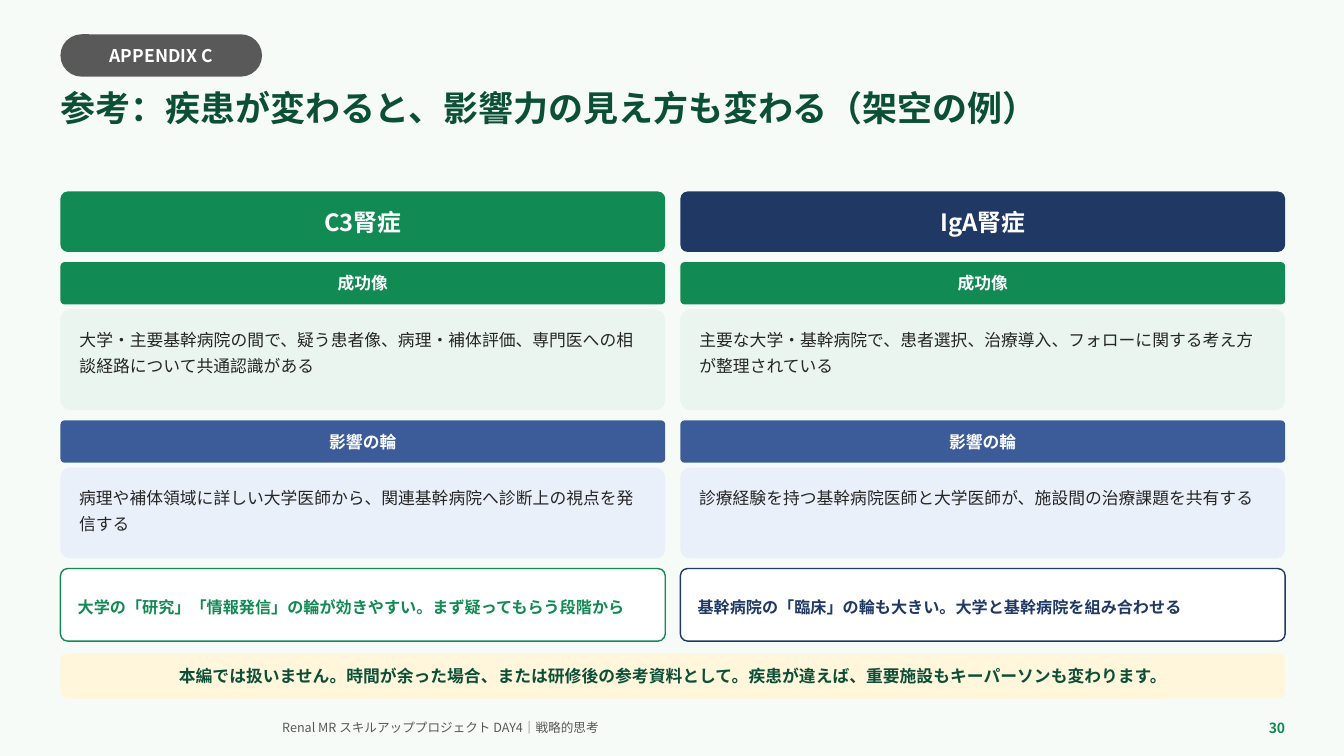
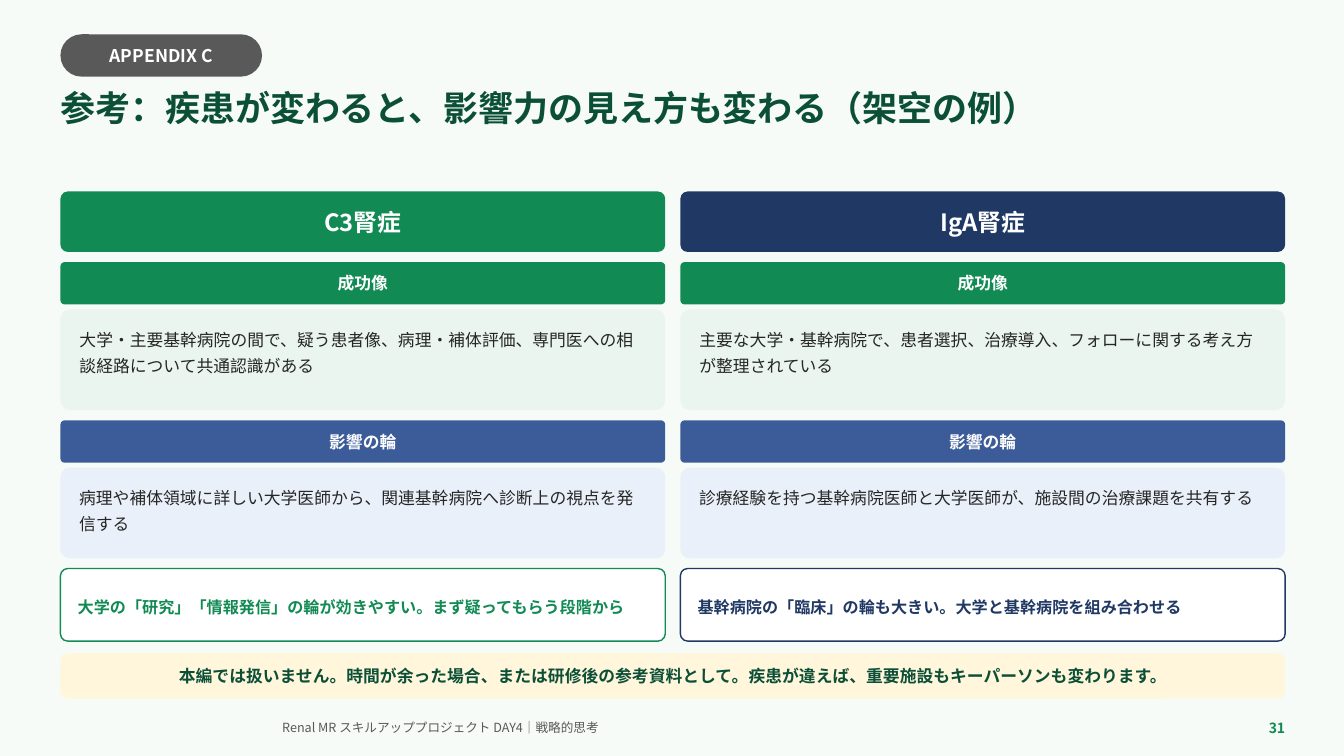
Before and after one commit to TAKUYA-1187/Claude, a slide deck: slide 31 of novartis_training/DAY4_ちょっと分かるだけで世界が変わる.pptx (slide 30 before the commit). Drawn at 1344x756 pixels with LibreOffice and Linux fonts; fonts in the diff are those of the drawing; background and template pictures are left out. Boxes give left, top, right and bottom in pixels: in the first picture for what was removed or moved away, otherwise in the second. Text is boxed around its words. In the diff, an @@ line names an element or a change of style, - is before the commit and + after.

```diff
--- a/novartis_training/DAY4_ちょっと分かるだけで世界が変わる.pptx
+++ b/novartis_training/DAY4_ちょっと分かるだけで世界が変わる.pptx
@@ text at box(1269, 722, 1285, 733): text changed @@
-30
+31
```
Also in this commit, not shown: 14 other slides changed, 1 slide added, 2 other files.
